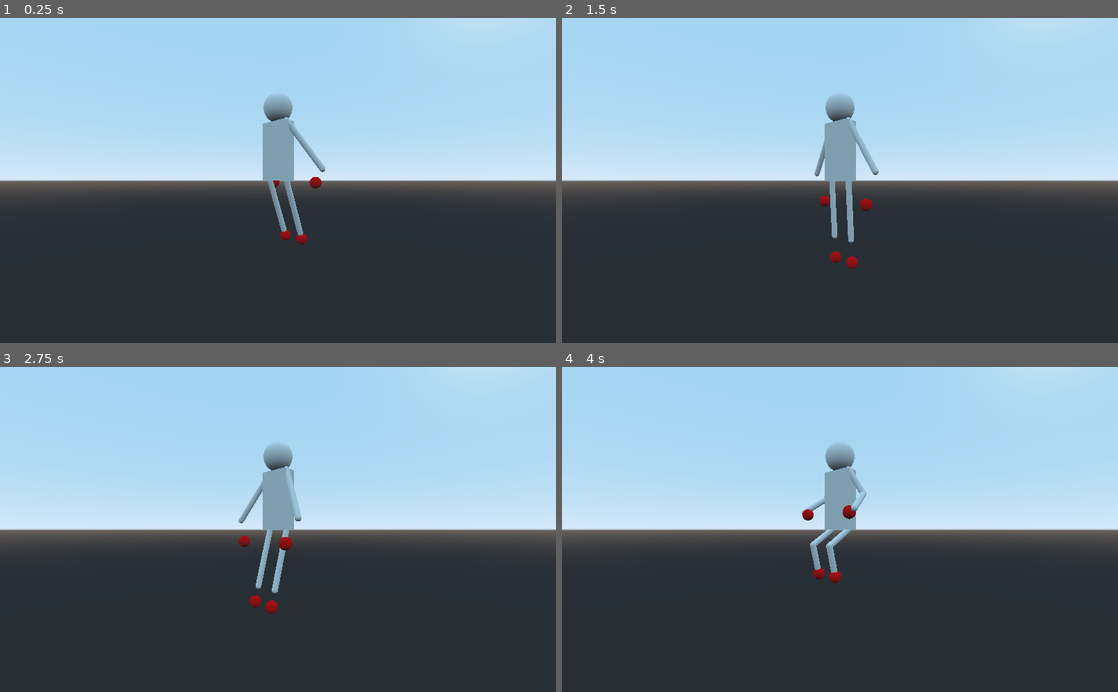
Above: before the commit, frames 1-4 (two rows, left to right).
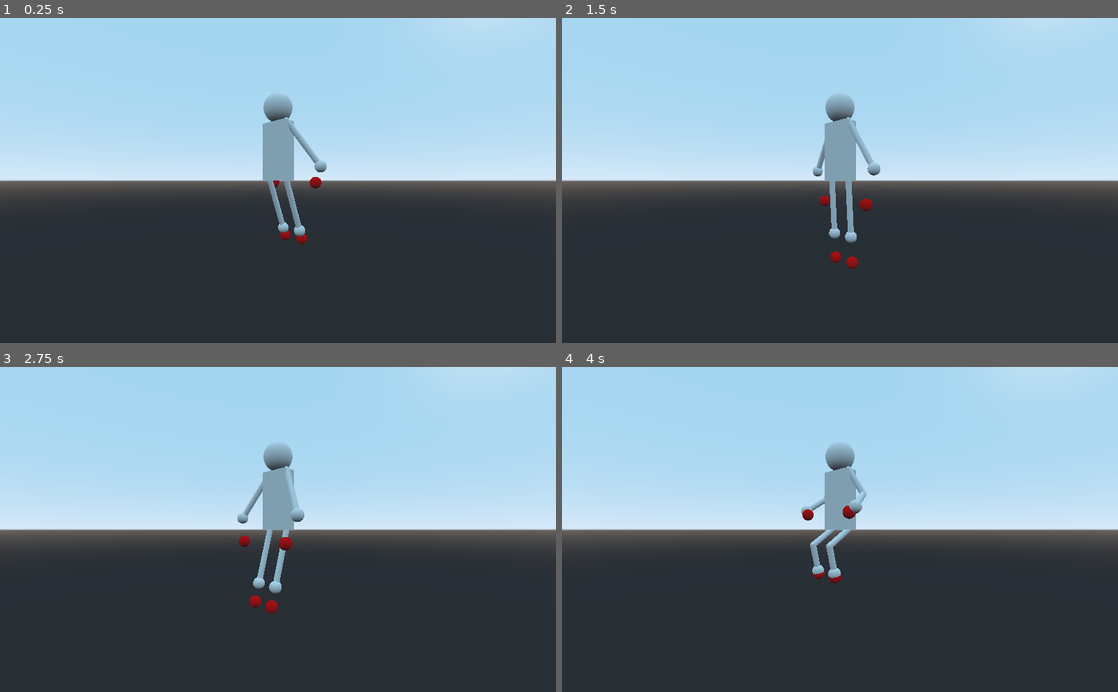
Above: after the commit, the same moments.

Repository: ogilliland/football-game
Game: Godot game, scene res://scenes/game.tscn
Same seed, same stepped clock (60 frames per second), same inputs: the game is played once before the commit and once after it.
Inputs:
- Up to frame 1 (0.25 s): no input
- Up to frame 2 (1.5 s): no input
- Up to frame 3 (2.75 s): no input
- Up to frame 4 (4 s): no input

The runs differ from the first frame. In frame 1, 0.1% of the frame differs, in the area x 47-59%, y 43-68%; in frame 2, 0.2%; in frame 3, 0.2%, in the area x 42-55%, y 43-70%; in frame 4, 0.2%.

Commit message:
Rename leg -> limb

Diff:
--- a/scenes/character.tscn
+++ b/scenes/character.tscn
@@ -1,6 +1,6 @@
 [gd_scene load_steps=5 format=2]
 
-[ext_resource path="res://scenes/leg_ik.tscn" type="PackedScene" id=1]
+[ext_resource path="res://scenes/limb_ik.tscn" type="PackedScene" id=1]
 [ext_resource path="res://scenes/ik_target.tscn" type="PackedScene" id=2]
 
 [sub_resource type="CubeMesh" id=3]
--- a/scenes/leg_ik.tscn
+++ /dev/null
@@ -1,17 +0,0 @@
-[gd_scene load_steps=3 format=2]
-
-[ext_resource path="res://scenes/limb_joint.tscn" type="PackedScene" id=1]
-[ext_resource path="res://scripts/leg_ik.gd" type="Script" id=2]
-
-[node name="Leg" type="Spatial"]
-script = ExtResource( 2 )
-
-[node name="Thigh" parent="." instance=ExtResource( 1 )]
-child = NodePath("Shin")
-
-[node name="Shin" parent="Thigh" instance=ExtResource( 1 )]
-transform = Transform( 1, 0, 0, 0, 1, 0, 0, 0, 1, 0, -0.25, 0 )
-child = NodePath("Foot")
-
-[node name="Foot" type="Position3D" parent="Thigh/Shin"]
-transform = Transform( 1, 0, 0, 0, 1, 0, 0, 0, 1, 0, -0.25, 0 )
--- /dev/null
+++ b/scenes/limb_ik.tscn
@@ -0,0 +1,26 @@
+[gd_scene load_steps=4 format=2]
+
+[ext_resource path="res://scenes/limb_joint.tscn" type="PackedScene" id=1]
+[ext_resource path="res://scripts/limb_ik.gd" type="Script" id=2]
+
+[sub_resource type="SphereMesh" id=1]
+radius = 0.05
+height = 0.1
+
+[node name="Limb" type="Spatial"]
+script = ExtResource( 2 )
+
+[node name="Upper" parent="." instance=ExtResource( 1 )]
+child = NodePath("Lower")
+
+[node name="Lower" parent="Upper" instance=ExtResource( 1 )]
+transform = Transform( 1, 0, 0, 0, 1, 0, 0, 0, 1, 0, -0.25, 0 )
+child = NodePath("End")
+
+[node name="End" type="Position3D" parent="Upper/Lower"]
+transform = Transform( 1, 0, 0, 0, 1, 0, 0, 0, 1, 0, -0.25, 0 )
+
+[node name="MeshInstance" type="MeshInstance" parent="Upper/Lower/End"]
+transform = Transform( 1, 0, 0, 0, 1, 0, 0, 0, 1, 0, 0.025, 0 )
+mesh = SubResource( 1 )
+material/0 = null
Renamed: scripts/leg_ik.gd -> scripts/limb_ik.gd
